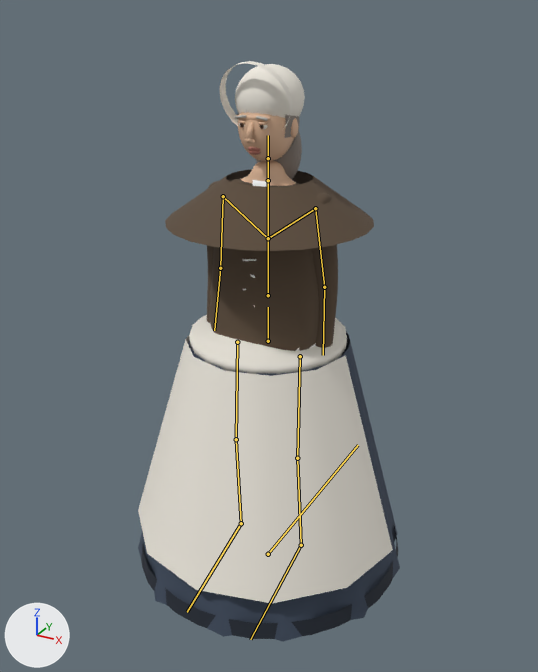
The glTF model reckoning/models/albers.glb, before and after one commit.
Both versions are drawn from a 50 mm lens placed at (1.148, -2.082, 1.992), pointed at (0.007, -0.007, 0.955). Every picture has the same lights, and +X, +Y and +Z are marked at lower left. The first picture is the older version. The bones that change, and the others that lie on the model, are drawn over the model as lines.

In view in the first picture: 'albers_apron', 'albers_body', 'albers_coat', 'albers_eyes', 'albers_hair', 'albers_hat', 'albers_linen', 'albers_skin', 'albers_skirt'.
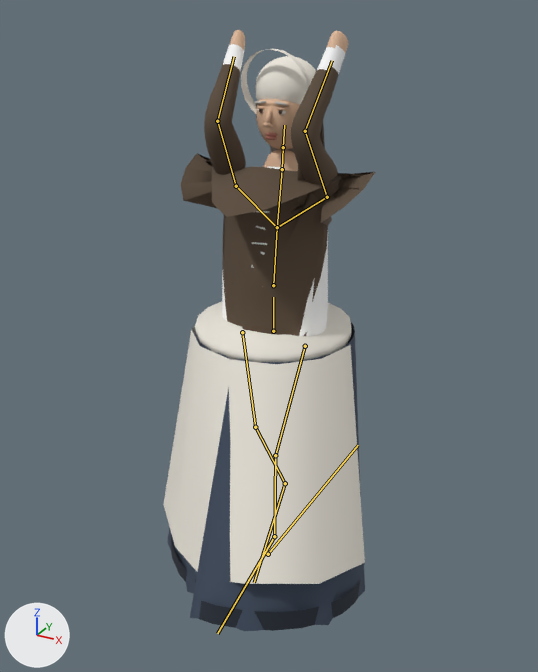
The newer file adds an action. The first version stands in its rest pose; the second is drawn at frame 6 of the action 'Overhead'.

Location of each change, [x1, y1, x2, y2] in pixels of the pictures (538 x 672 px):
```json
{"object": "albers_apron", "change": "posed", "before": [138, 315, 393, 603], "after": [163, 301, 365, 584], "on screen": "21% narrower"}
{"object": "albers_body", "change": "posed", "before": [207, 161, 338, 351], "after": [204, 30, 348, 336]}
{"object": "albers_skirt", "change": "posed", "before": [138, 332, 400, 642], "after": [167, 323, 365, 631], "on screen": "24% narrower"}
{"object": "albers_coat", "change": "posed", "before": [165, 169, 374, 251], "after": [181, 154, 375, 226], "on screen": "7% narrower, 12% shorter"}
{"object": "albers_hat", "change": "posed", "before": [219, 61, 305, 129], "after": [241, 49, 316, 114]}
{"object": "albers_skin", "change": "posed", "before": [236, 112, 298, 162], "after": [256, 98, 300, 150]}
{"object": "albers_hair", "change": "posed", "before": [235, 110, 302, 180], "after": [255, 96, 294, 153], "on screen": "mostly hidden afterwards"}
{"object": "albers_eyes", "change": "posed", "before": [239, 123, 268, 129], "after": [258, 109, 286, 115]}
{"bone": "hips", "before": "(268, 341) to (268, 307)", "after": "(273, 331) to (273, 297)"}
{"bone": "spine", "before": "(268, 295) to (268, 238)", "after": "(273, 285) to (277, 227)"}
{"bone": "chest", "before": "(268, 238) to (268, 180)", "after": "(277, 227) to (282, 169)"}
{"bone": "neck", "before": "(268, 180) to (268, 158)", "after": "(282, 169) to (283, 147)"}
{"bone": "upper_arm.L", "before": "(315, 208) to (324, 287)", "after": "(327, 197) to (305, 131)"}
{"bone": "forearm.L", "before": "(324, 287) to (323, 355)", "after": "(305, 131) to (332, 60)"}
{"bone": "upper_arm.R", "before": "(223, 196) to (220, 268)", "after": "(236, 186) to (217, 121)"}
{"bone": "forearm.R", "before": "(220, 268) to (214, 330)", "after": "(217, 121) to (234, 56)"}
{"bone": "thigh.L", "before": "(300, 356) to (297, 458)", "after": "(305, 346) to (275, 455)"}
{"bone": "shin.L", "before": "(297, 458) to (301, 545)", "after": "(275, 455) to (274, 536)"}
{"bone": "thigh.R", "before": "(237, 342) to (236, 439)", "after": "(242, 332) to (255, 427)"}
{"bone": "shin.R", "before": "(236, 439) to (241, 523)", "after": "(255, 427) to (285, 483)"}
```

The change, as JSON lines over the scene's bpy script:
```json
{"block": "bone_hips", "where": "bone_hips = bpy.data.objects['albers_rig'].pose.bones['hips']  # child of 'root'"}
{"op": "set", "path": "bone_hips.location", "old": "(0.0, 0.0, 0.0)", "new": "(0.0, 0.023, -0.038)"}
{"block": "bone_spine", "where": "bone_spine = bpy.data.objects['albers_rig'].pose.bones['spine']  # child of 'hips'"}
{"op": "set", "path": "bone_spine.rotation_quaternion", "old": "(1.0, 0.0, 0.0, 0.0)", "new": "(0.998, -0.063, 0.0, 0.0)", "note": "degrees (0, 0, 0) -> degrees (-7, 0, 0)"}
{"block": "bone_chest", "where": "bone_chest = bpy.data.objects['albers_rig'].pose.bones['chest']  # child of 'spine'"}
{"op": "set", "path": "bone_chest.rotation_quaternion", "old": "(1.0, 0.0, 0.0, 0.0)", "new": "(1.0, -0.019, 0.0, 0.0)", "note": "degrees (0, 0, 0) -> degrees (-2, 0, 0)"}
{"block": "bone_neck", "where": "bone_neck = bpy.data.objects['albers_rig'].pose.bones['neck']  # child of 'chest'"}
{"op": "set", "path": "bone_neck.rotation_quaternion", "old": "(1.0, 0.0, 0.0, 0.0)", "new": "(1.0, 0.025, 0.0, 0.0)", "note": "degrees (0, 0, 0) -> degrees (3, 0, 0)"}
{"block": "bone_upper_arm_l", "where": "bone_upper_arm_l = bpy.data.objects['albers_rig'].pose.bones['upper_arm.L']  # child of 'shoulder.L'"}
{"op": "set", "path": "bone_upper_arm_l.rotation_quaternion", "old": "(1.0, 0.0, 0.0, 0.0)", "new": "(-0.313, 0.948, 0.057, -0.019)", "note": "degrees (0, 0, 0) -> degrees (-144, 0, 7)"}
{"block": "bone_forearm_l", "where": "bone_forearm_l = bpy.data.objects['albers_rig'].pose.bones['forearm.L']  # child of 'upper_arm.L'"}
{"op": "set", "path": "bone_forearm_l.rotation_quaternion", "old": "(1.0, 0.0, 0.0, 0.0)", "new": "(0.884, -0.467, 0.0, 0.0)", "note": "degrees (0, 0, 0) -> degrees (-56, 0, 0)"}
{"block": "bone_upper_arm_r", "where": "bone_upper_arm_r = bpy.data.objects['albers_rig'].pose.bones['upper_arm.R']  # child of 'shoulder.R'"}
{"op": "set", "path": "bone_upper_arm_r.rotation_quaternion", "old": "(1.0, 0.0, 0.0, 0.0)", "new": "(-0.289, 0.956, -0.057, 0.017)", "note": "degrees (0, 0, 0) -> degrees (-146, 0, -7)"}
{"block": "bone_forearm_r", "where": "bone_forearm_r = bpy.data.objects['albers_rig'].pose.bones['forearm.R']  # child of 'upper_arm.R'"}
{"op": "set", "path": "bone_forearm_r.rotation_quaternion", "old": "(1.0, 0.0, 0.0, 0.0)", "new": "(0.884, -0.467, 0.0, 0.0)", "note": "degrees (0, 0, 0) -> degrees (-56, 0, 0)"}
{"block": "bone_thigh_l", "where": "bone_thigh_l = bpy.data.objects['albers_rig'].pose.bones['thigh.L']  # child of 'hips'"}
{"op": "set", "path": "bone_thigh_l.rotation_quaternion", "old": "(1.0, 0.0, 0.0, 0.0)", "new": "(0.984, -0.173, -0.009, 0.049)", "note": "degrees (0, 0, 0) -> degrees (-20, 0, 6)"}
{"block": "bone_shin_l", "where": "bone_shin_l = bpy.data.objects['albers_rig'].pose.bones['shin.L']  # child of 'thigh.L'"}
{"op": "set", "path": "bone_shin_l.rotation_quaternion", "old": "(1.0, 0.0, 0.0, 0.0)", "new": "(0.979, 0.205, 0.0, 0.0)", "note": "degrees (0, 0, 0) -> degrees (24, 0, 0)"}
{"block": "bone_thigh_r", "where": "bone_thigh_r = bpy.data.objects['albers_rig'].pose.bones['thigh.R']  # child of 'hips'"}
{"op": "set", "path": "bone_thigh_r.rotation_quaternion", "old": "(1.0, 0.0, 0.0, 0.0)", "new": "(-0.998, -0.05, 0.002, 0.05)", "note": "degrees (0, 0, 0) -> degrees (6, 0, -6)"}
{"block": "bone_shin_r", "where": "bone_shin_r = bpy.data.objects['albers_rig'].pose.bones['shin.R']  # child of 'thigh.R'"}
{"op": "set", "path": "bone_shin_r.rotation_quaternion", "old": "(1.0, 0.0, 0.0, 0.0)", "new": "(0.989, 0.149, 0.0, 0.0)", "note": "degrees (0, 0, 0) -> degrees (17, 0, 0)"}
```
